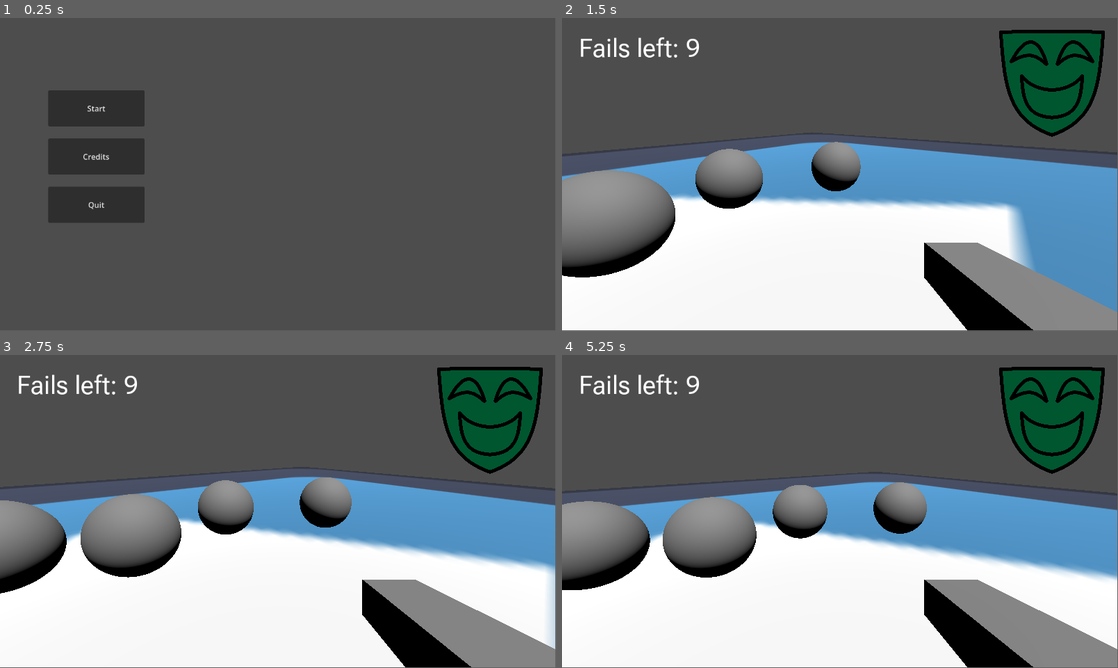
Above: before the commit, frames 1-4 (two rows, left to right).
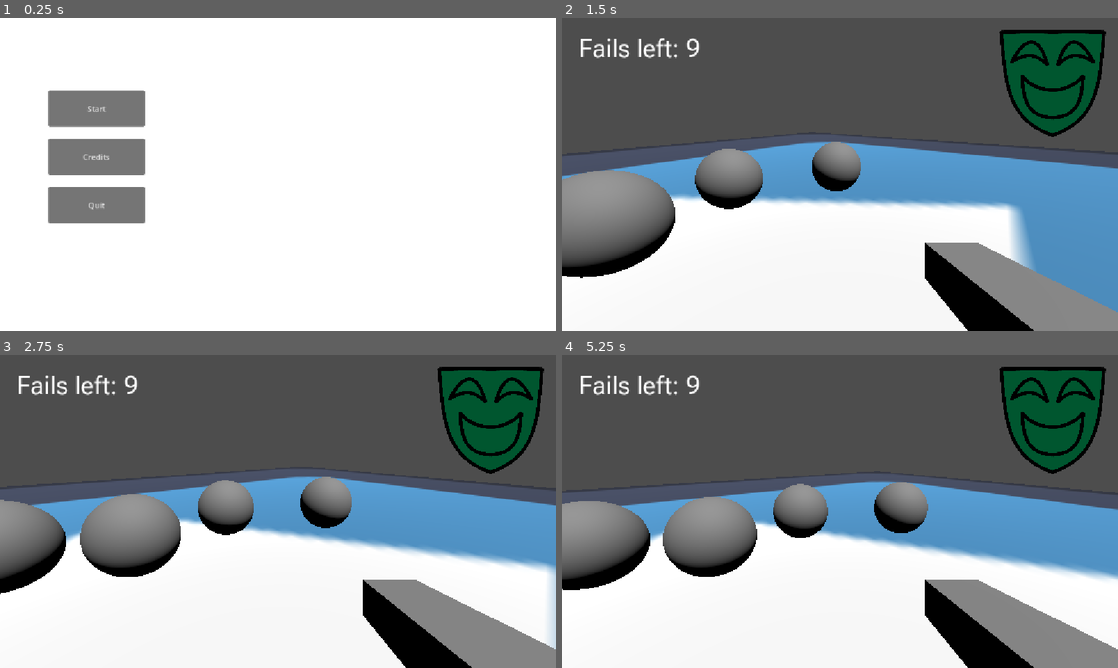
Above: after the commit, the same moments.

Repository: makezig/MaskGame
Game: Godot game, scene res://UI/MainMenu.tscn
Same seed, same stepped clock (60 frames per second), same inputs: the game is played once before the commit and once after it. The engine's default icon, where the game draws it, is replaced by a stand-in: a white triangle on a blue panel in a dark square.
Inputs (mouse positions are in pixels of both pictures, inside the frame that each line leads up to):
- Up to frame 1 (0.25 s): no input
- Up to frame 2 (1.5 s): click "Start" at 0.5 s; move the mouse to (867, 171) at 1.27 s; press the mouse at (867, 171) at 1.28 s
- Up to frame 3 (2.75 s): tap Enter at 2 s; move the mouse to (250, 511) at 2.02 s; release the mouse at (250, 511) at 2.03 s; tap E (Place) at 2.1 s
- Up to frame 4 (5.25 s): tap Space at 2.75, 4.25 s; move the mouse to (851, 505) at 2.77 s; press the mouse at (851, 505) at 2.78 s; tap Enter at 3.5, 5 s; move the mouse to (834, 514) at 3.52 s; release the mouse at (834, 514) at 3.53 s; tap E (Place) at 3.6, 5.1 s; move the mouse to (878, 514) at 4.27 s; press the mouse at (878, 514) at 4.28 s; move the mouse to (795, 508) at 5.02 s; release the mouse at (795, 508) at 5.03 s
In our replay, the window is 799x449 before the commit and 800x450 after it. These sizes can differ from the game's own. Grey fills any space a smaller window leaves; there, only what the larger window draws over its background counts as a difference.

The runs differ from the first frame. In frame 1, 100% of the frame differs, in the area x 0-100%, y 0-100%; in frame 2, 1.2%; in frame 3, 1.2%; in frame 4, 1.4%.

Commit message:
Updated strechmode settings to allow for multiple aspect ratios

Diff:
--- a/mask-game/UI/MainMenu.tscn
+++ b/mask-game/UI/MainMenu.tscn
@@ -10,7 +10,25 @@
 grow_horizontal = 2
 grow_vertical = 2
 
+[node name="BGColor" type="ColorRect" parent="." unique_id=1099161475]
+z_index = -1
+layout_mode = 1
+anchors_preset = 15
+anchor_right = 1.0
+anchor_bottom = 1.0
+grow_horizontal = 2
+grow_vertical = 2
+
+[node name="TextureRect" type="TextureRect" parent="." unique_id=1809764971]
+layout_mode = 1
+anchors_preset = 15
+anchor_right = 1.0
+anchor_bottom = 1.0
+grow_horizontal = 2
+grow_vertical = 2
+
 [node name="Buttons" type="Control" parent="." unique_id=296897060]
+z_index = 1
 layout_mode = 1
 anchors_preset = 4
 anchor_top = 0.5
@@ -71,6 +89,7 @@
 offset_bottom = 90.0
 grow_horizontal = 0
 grow_vertical = 2
+theme_override_colors/font_color = Color(0, 0, 0, 1)
 text = "William - UI
 Markus - 3D modeling
 ..."
--- a/mask-game/project.godot
+++ b/mask-game/project.godot
@@ -14,6 +14,11 @@
 run/main_scene="uid://blg57qo672w3u"
 config/features=PackedStringArray("4.6", "Forward Plus")
 config/icon="res://icon.svg"
+
+[display]
+
+window/stretch/mode="canvas_items"
+window/stretch/aspect="expand"
 
 [input]
 
